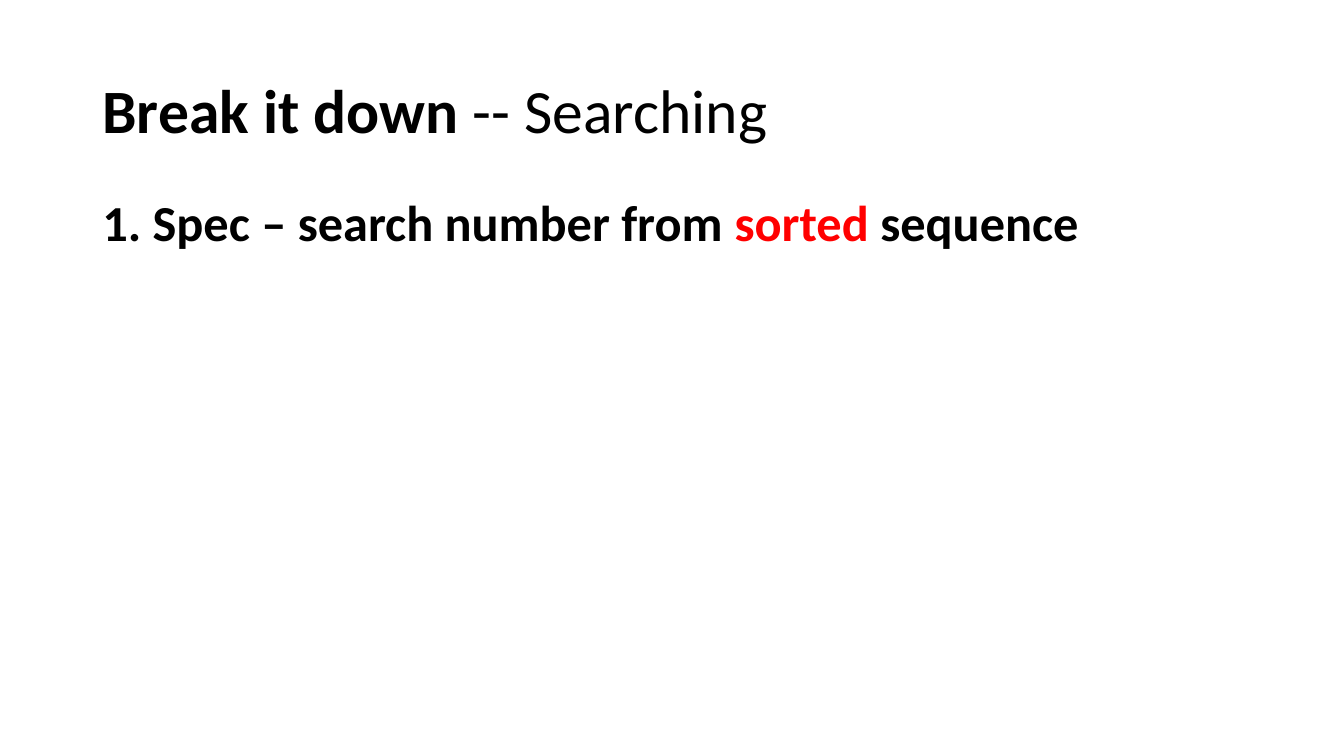
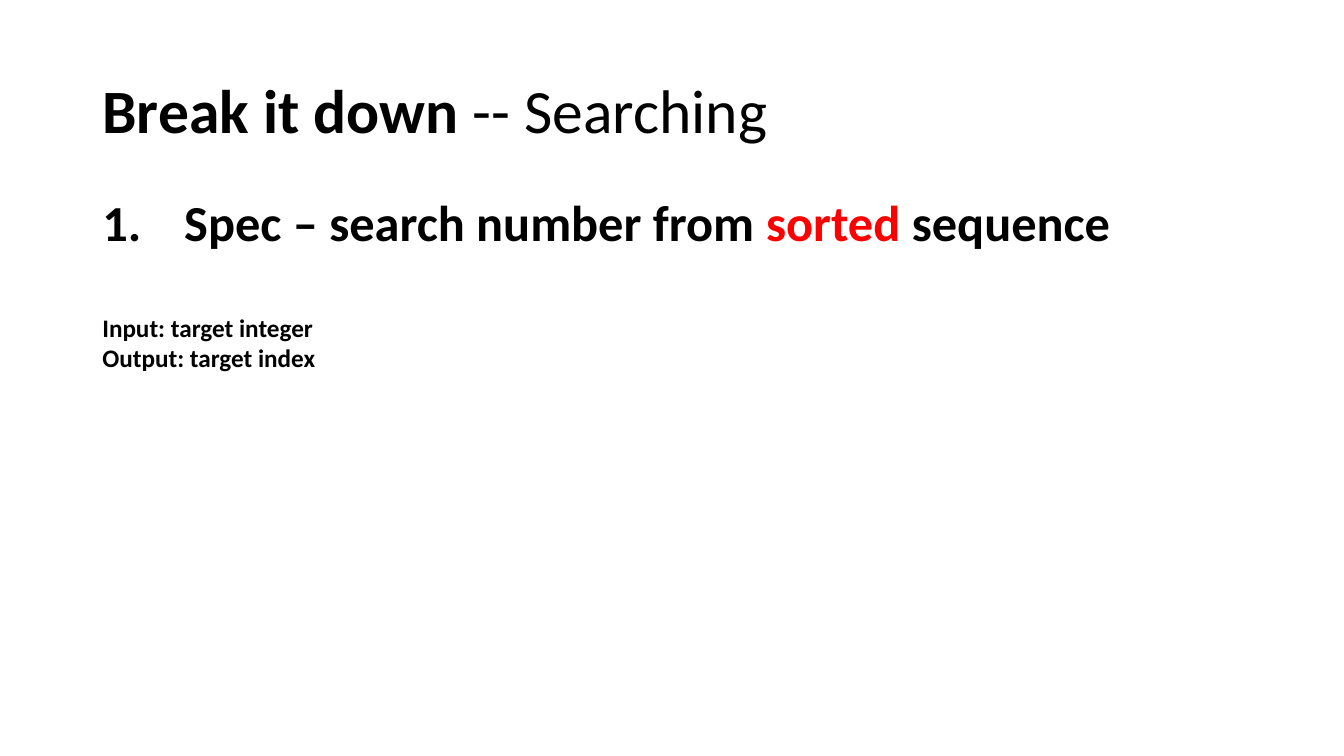
Before and after one commit to Chenct-jonathan/25ss_PyLab, a slide deck: slide 3 of slides/Python_Workshop_2.pptx. Drawn at 1344x756 pixels with LibreOffice and Linux fonts; fonts in the diff are those of the drawing. Boxes give left, top, right and bottom in pixels: in the first picture for what was removed or moved away, otherwise in the second. Text is boxed around its words. In the diff, an @@ line names an element or a change of style, - is before the commit and + after.

```diff
--- a/slides/Python_Workshop_2.pptx
+++ b/slides/Python_Workshop_2.pptx
@@ text at <box>102,205,1110,372</box>: text changed; size 36 to 18 pt @@
-1. Spec – search number from sorted sequence
+1. Spec – search number from sorted sequence
+Input: target integer
+Output: target index
```
Also in this commit, not shown: 1 other slide changed, 3 other files.
